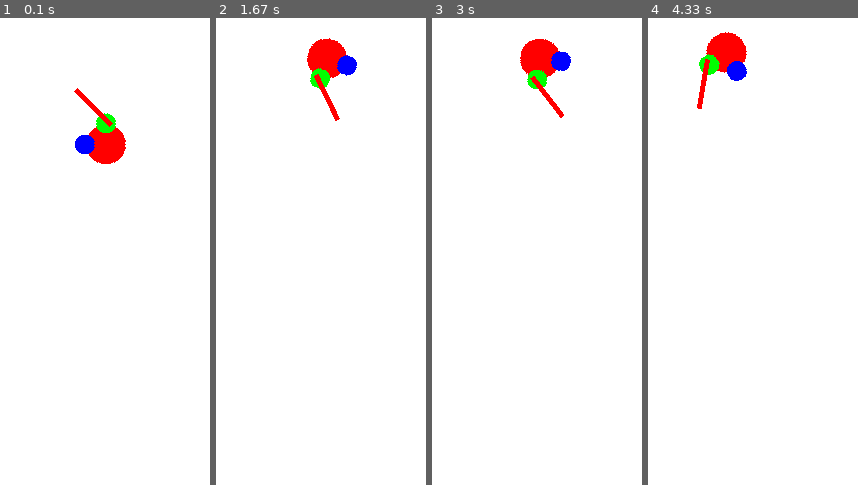
Above: before the commit, frames 1-4 (left to right).
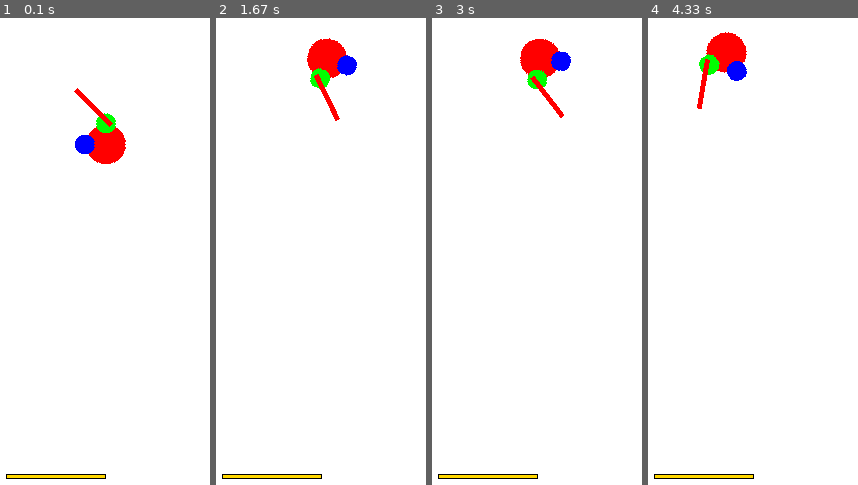
Above: after the commit, the same moments.

Repository: fjaviergb/Pygames-Hermanios
Game: pygame game, started from PruebaSuperPlayer.py
Two runs of this game, one before a commit and one after it. Both use one fixed random seed, a clock stepped at 60 frames per second and the inputs below.
Inputs (mouse positions are in pixels of both pictures, inside the frame that each line leads up to):
- Up to frame 1 (0.1 s): no input
- Up to frame 2 (1.67 s): hold Space 0.33-0.8 s; hold D 0.33-0.8 s; move the mouse to (402, 265) at 0.37 s; hold D 0.83-1.3 s; move the mouse to (302, 246) at 0.87 s; tap Space at 0.9, 1.2, 1.4 s; hold W 1.33-1.63 s; move the mouse to (outside the picture) at 1.37 s
- Up to frame 3 (3 s): hold D 1.67-2.13 s; move the mouse to (482, 167) at 1.7 s; tap Space at 1.73, 2.03, 2.57, 2.87 s; click (outside the picture) at 2.22 s; hold A from 2.5 s (still down); click (outside the picture) at 2.58 s
- Up to frame 4 (4.33 s): release A at 3.03 s; hold S 3.07-3.37 s; tap Space at 3.13, 3.47, 3.77, 3.9, 4.3 s; click (outside the picture) at 3.15 s; hold A 3.4-3.8 s; click (723, 60) at 3.48 s; hold W 3.83-4.2 s; click (outside the picture) at 3.92 s; hold D from 4.23 s (still down); click (675, 228) at 4.32 s

The runs differ from the first frame. In frame 1, 0.5% of the frame differs, in the area x 2-51%, y 97-99%; in frame 2, 0.5%; in frame 3, 0.5%; in frame 4, 0.5%.

Commit message:
Versión anterior; pequeñas explicaciones

Diff:
--- a/PruebaSuperPlayer.py
+++ b/PruebaSuperPlayer.py
@@ -23,6 +23,7 @@
 all_sprites.add(p.rightH)
 all_sprites.add(p.leftH)
 all_sprites.add(p.espada)
+all_sprites.add(p.energybar)
 
 clock = pg.time.Clock()
 run = True
--- a/SuperPlayer.py
+++ b/SuperPlayer.py
@@ -177,10 +177,17 @@
         sen = ycursor - player.rect.centery
         cos = xcursor - player.rect.centerx
 
+######################################################################
+# MOVIMIENTO POR COLISIÓN CON OBJETOS
+######################################################################
         newX, newY = self.isWall(self.x, self.y)
         self.x =  newX
         self.y = newY
 
+
+######################################################################
+# DASH CON SPACE
+######################################################################
         if keys[pg.K_SPACE] and not self.dashing and not self.dashCD:
             self.dashing = True
             self.xdash = abs(xcursor)
@@ -199,12 +206,14 @@
                     self.dashCD = True
                     self.dashcount = 0
                     self.dashing = False
-
             else:
                 self.dashCD = True
                 self.dashcount = 0
                 self.dashing = False
 
+######################################################################
+# MOVIMIENTO A-S-D-W; CORRIENDO CON CTRL
+######################################################################
         else:
             if keys[pg.K_a]:
                 if keys[pg.K_LCTRL] and self.energy > 0:
